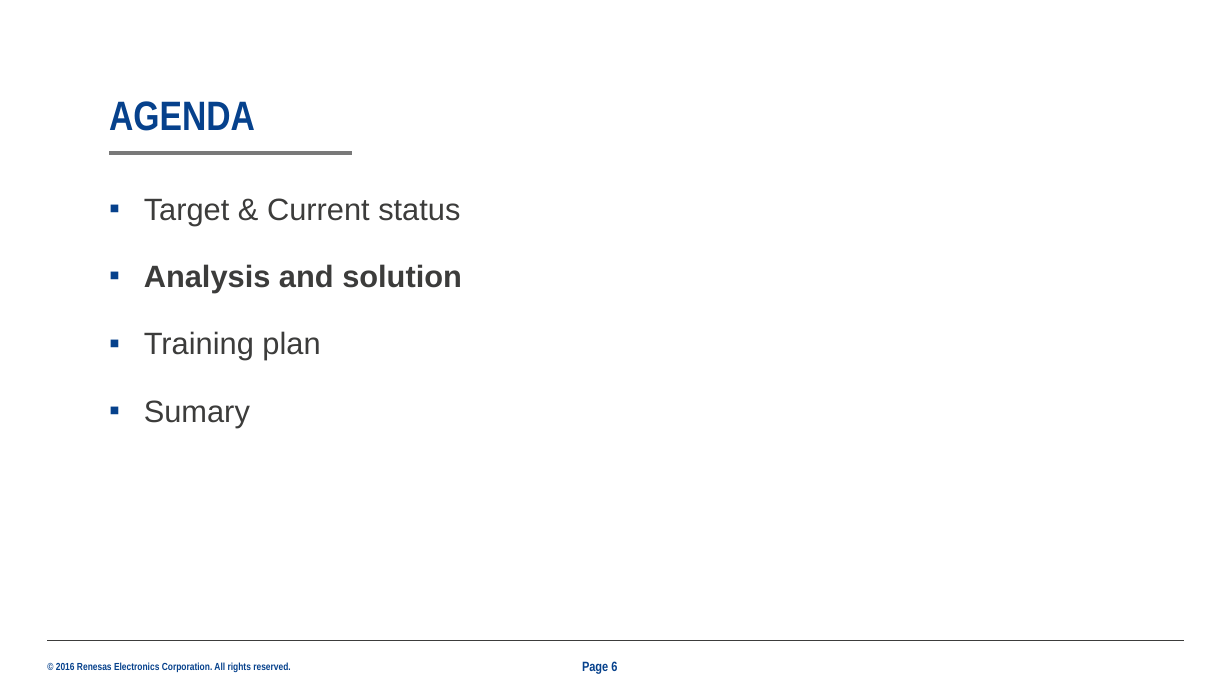
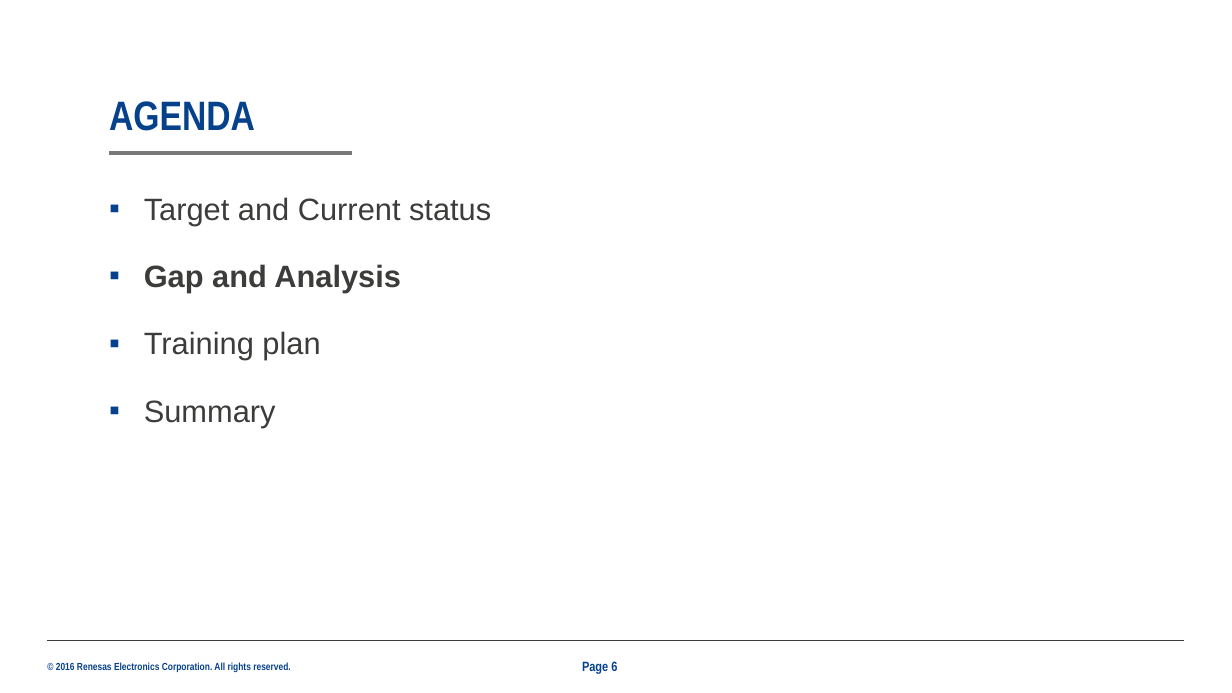
Before and after one commit to trankha/pre1, a slide deck: slide 6 of 25G_Presentation.pptx. Drawn at 1232x693 pixels with LibreOffice and Linux fonts; fonts in the diff are those of the drawing; background and template pictures are left out. Boxes give left, top, right and bottom in pixels: in the first picture for what was removed or moved away, otherwise in the second. Text is boxed around its words. In the diff, an @@ line names an element or a change of style, - is before the commit and + after.

```diff
--- a/25G_Presentation.pptx
+++ b/25G_Presentation.pptx
@@ text at (144,197,491,293): text changed @@
-▪ Target & Current status
-▪ Analysis and solution
+▪ Target and Current status
+▪ Gap and Analysis
@@ text at (144,400,276,428): text changed @@
-▪ Sumary
+▪ Summary
```
Also in this commit, not shown: 14 other slides changed.
